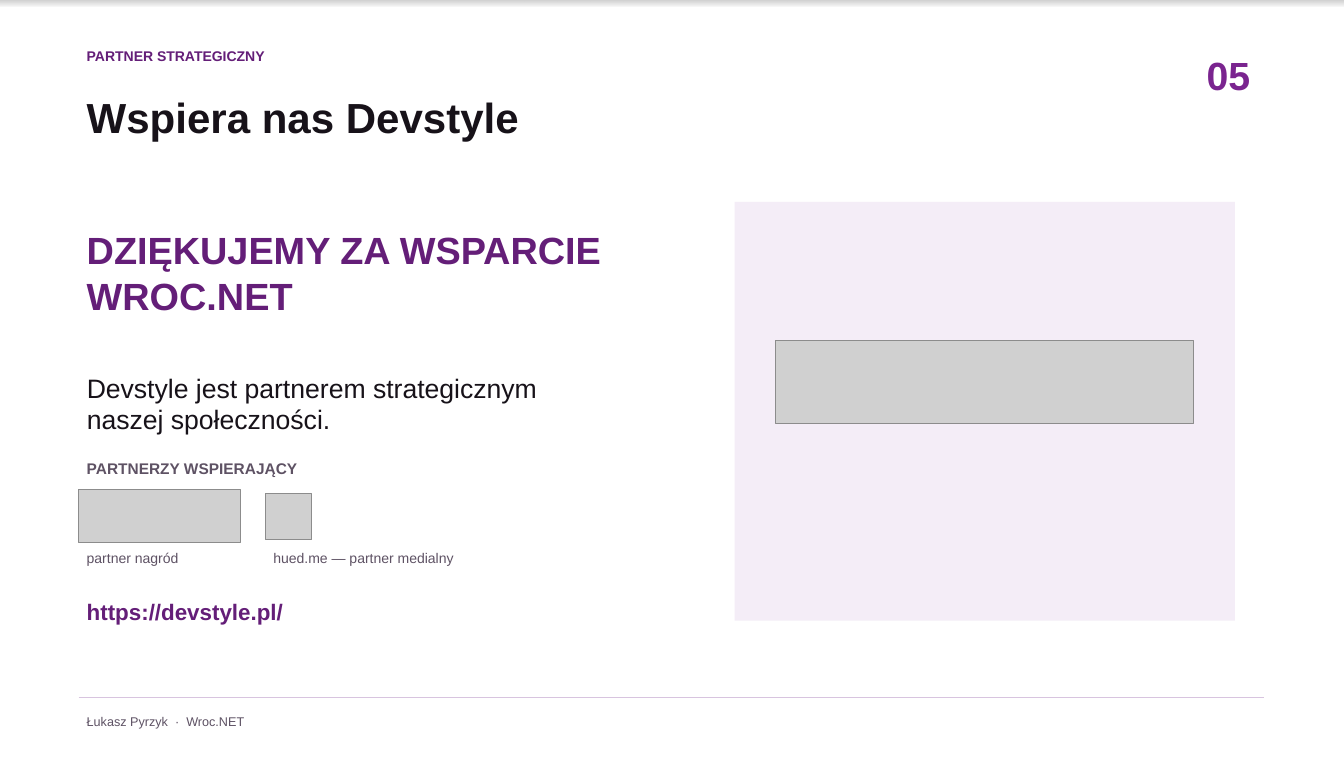
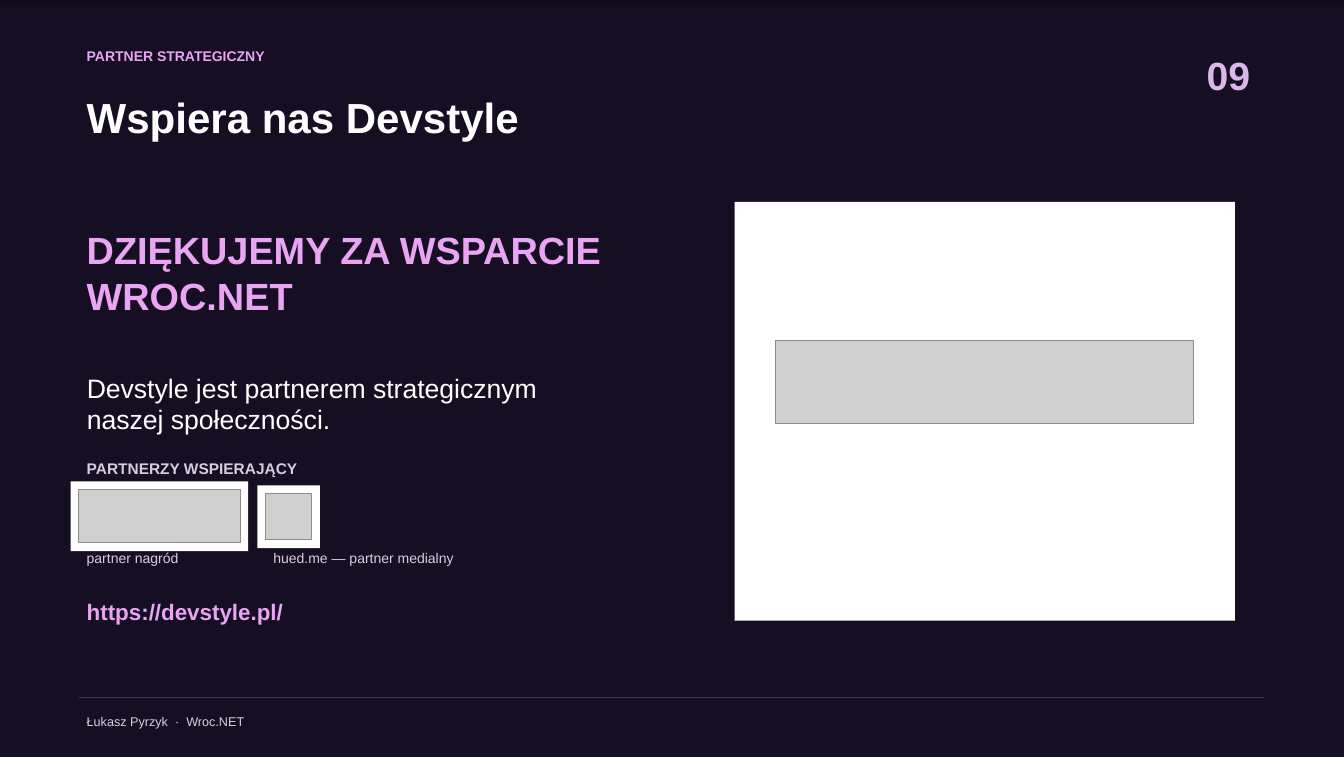
Before and after one commit to lukasz-pyrzyk/wrocnet.org, a slide deck: slide 9 of slides/171/2026-10-20-171-spotkanie.pptx (slide 5 before the commit). Drawn at 1344x757 pixels with LibreOffice and Linux fonts; fonts in the diff are those of the drawing; grey boxes stand for pictures. Boxes give left, top, right and bottom in pixels: in the first picture for what was removed or moved away, otherwise in the second. Text is boxed around its words. In the diff, an @@ line names an element or a change of style, - is before the commit and + after.

Commit message:
Refresh meetup 171 presentation with dark theme and updated flow

```diff
--- a/slides/171/2026-10-20-171-spotkanie.pptx
+++ b/slides/171/2026-10-20-171-spotkanie.pptx
@@ rectangle at (x1=0, y1=0, x2=1344, y2=757): fill #FFFFFF to #160E22 @@
@@ text "Wspiera nas Devstyle" at (x1=87, y1=102, x2=519, y2=142): text colour #171219 to #FFFFFF @@
@@ text at (x1=1207, y1=62, x2=1251, y2=91): text changed; text colour #7A248F to #D9B7E8 @@
-05
+09
@@ rectangle at (x1=735, y1=202, x2=1235, y2=621): fill #F4EDF7 to #FFFFFF @@
@@ text "Devstyle jest partnerem strategicznym" at (x1=87, y1=378, x2=537, y2=435): text colour #171219 to #FFFFFF @@
@@ rectangle added at (x1=71, y1=481, x2=248, y2=551), fill #FFFFFF @@
@@ rectangle added at (x1=257, y1=485, x2=320, y2=548), fill #FFFFFF @@
@@ text colour #5E5264 to #DACCE0 in 4 elements at (x1=87, y1=717, x2=244, y2=729), (x1=87, y1=463, x2=297, y2=477), (x1=87, y1=552, x2=179, y2=566), (x1=273, y1=553, x2=454, y2=566) @@
@@ text colour #641E78 to #E9A4F4 in 3 elements at (x1=87, y1=51, x2=265, y2=61), (x1=87, y1=237, x2=601, y2=311), (x1=87, y1=603, x2=283, y2=625) @@
@@ line (79, 697) - (1264, 697): stroke #D8C4DF 1 pt to #49314F 1 pt @@
```
Also in this commit, not shown: 9 other slides changed, 4 slides added, 3 slides removed, 4 other files.
